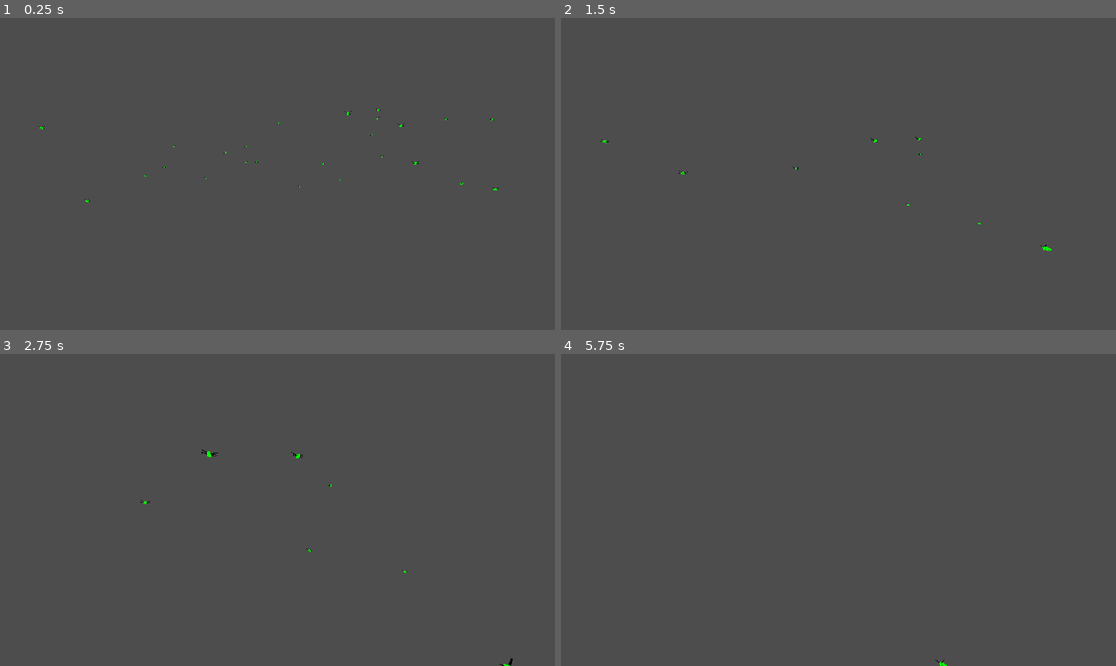
Above: before the commit, frames 1-4 (two rows, left to right).
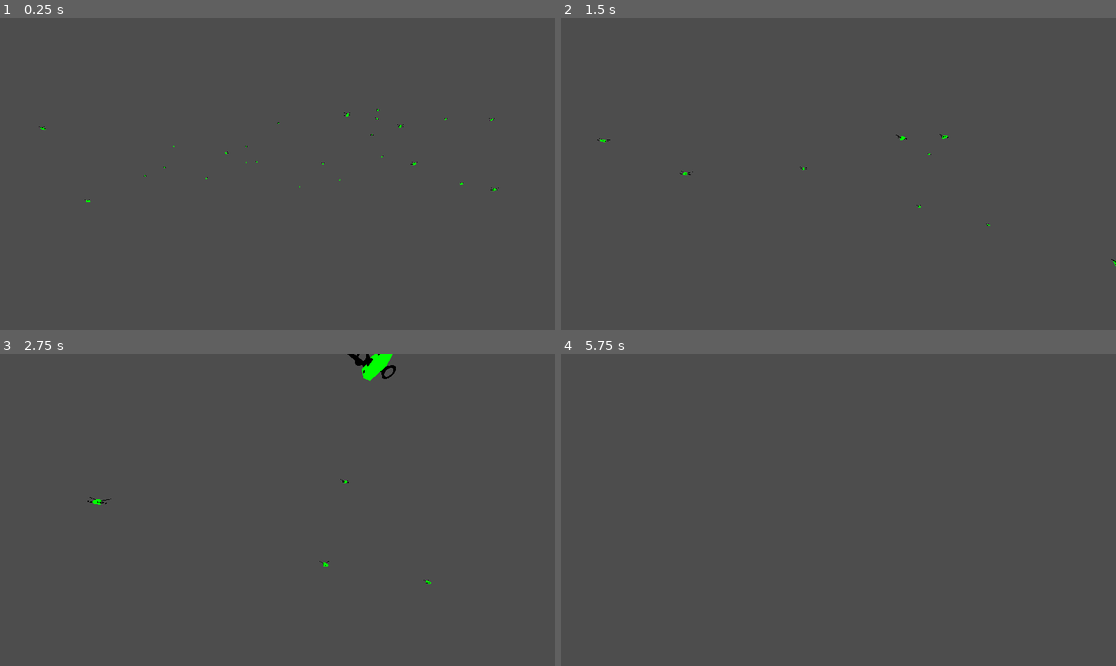
Above: after the commit, the same moments.

Repository: AnasFd/autonomous-drones
Game: Godot game, scene res://main.tscn
Same seed, same stepped clock (60 frames per second), same inputs: the game is played once before the commit and once after it.
Inputs (mouse positions are in pixels of both pictures, inside the frame that each line leads up to):
- Up to frame 1 (0.25 s): no input
- Up to frame 2 (1.5 s): move the mouse to (960, 158) at 0.52 s; press the mouse at (960, 158) at 0.53 s; hold D (move_right) 0.53-1.28 s; move the mouse to (810, 174) at 1.27 s; release the mouse at (810, 174) at 1.28 s; hold W (move_forward) from 1.28 s (still down); click (810, 174) at 1.35 s
- Up to frame 3 (2.75 s): move the mouse to (333, 441) at 2.02 s; release W (move_forward) at 2.03 s; press the mouse at (333, 441) at 2.03 s; hold D (move_right) from 2.03 s (still down)
- Up to frame 4 (5.75 s): move the mouse to (832, 516) at 2.77 s; release D (move_right) at 2.78 s; release the mouse at (832, 516) at 2.78 s; hold W (move_forward) 2.78-3.53 s; click (832, 516) at 2.85 s; tap Enter at 3.5, 5 s; move the mouse to (1005, 556) at 3.52 s; press the mouse at (1005, 556) at 3.53 s; hold A (move_left) 3.53-4.28 s; tap Space at 4.25 s; move the mouse to (794, 506) at 4.27 s; release the mouse at (794, 506) at 4.28 s; hold W (move_forward) 4.28-5.03 s; click (794, 506) at 4.35 s; move the mouse to (866, 510) at 5.02 s; press the mouse at (866, 510) at 5.03 s; hold S (move_backwards) from 5.03 s (still down)

The runs differ from the first frame. In frame 1, less than 0.1% of the frame differs, in the area x 7-90%, y 28-60%; in frame 2, 0.1%; in frame 3, 0.5%, in the area x 15-93%, y 0-100%; in frame 4, less than 0.1%.

Commit message:
Collision done

Diff:
--- a/scenes/drone.tscn
+++ b/scenes/drone.tscn
@@ -1,19 +1,25 @@
-[gd_scene load_steps=4 format=3 uid="uid://c33ac6ijvuuvm"]
+[gd_scene load_steps=5 format=3 uid="uid://c33ac6ijvuuvm"]
 
 [ext_resource type="Script" path="res://scripts/drone.gd" id="1_6hl57"]
 [ext_resource type="PackedScene" uid="uid://d1drnypk1wr8e" path="res://scenes/model_drone_1.tscn" id="1_se17h"]
+
+[sub_resource type="PhysicsMaterial" id="PhysicsMaterial_pb5dy"]
+friction = 0.0
 
 [sub_resource type="BoxShape3D" id="BoxShape3D_a3q2j"]
 size = Vector3(2.4711, 1.15045, 1)
 
 [node name="Drone" type="RigidBody3D"]
+physics_material_override = SubResource("PhysicsMaterial_pb5dy")
 can_sleep = false
 script = ExtResource("1_6hl57")
 
 [node name="MODEL_DRONE1" parent="." instance=ExtResource("1_se17h")]
+metadata/_edit_lock_ = true
 
 [node name="CollisionShape3D" type="CollisionShape3D" parent="."]
 transform = Transform3D(1, 0, 0, 0, 1, 0, 0, 0, 1, -0.00160408, 0.279144, 0)
 shape = SubResource("BoxShape3D_a3q2j")
+metadata/_edit_lock_ = true
 
 [connection signal="body_entered" from="." to="." method="_on_body_entered"]
--- a/scenes/model_drone_1.tscn
+++ b/scenes/model_drone_1.tscn
@@ -777,170 +777,165 @@
 blend_shape_mode = 0
 shadow_mesh = SubResource("ArrayMesh_b6stg")
 
-[node name="ModelDrone" type="Node3D"]
-transform = Transform3D(1, -3.48787e-16, 3.48787e-16, 3.48787e-16, 1, -3.48787e-16, -3.48787e-16, 3.48787e-16, 1, 0, 0, 0)
-
-[node name="Node2" type="Node3D" parent="."]
+[node name="root" type="Node3D"]
 transform = Transform3D(-1, 3.48787e-16, -8.74228e-08, 3.48787e-16, 1, -3.48787e-16, 8.74228e-08, -3.48787e-16, -1, 0, 0, 0)
 
-[node name="root" type="Node3D" parent="Node2"]
-
-[node name="body" type="MeshInstance3D" parent="Node2/root"]
+[node name="body" type="MeshInstance3D" parent="."]
 transform = Transform3D(1, -2.64698e-23, 0, 2.24476e-23, 1, 2.64698e-23, 0, -2.64698e-23, 1, 2.08165e-12, 0, 2.08165e-12)
 mesh = SubResource("ArrayMesh_s1v2r")
 skeleton = NodePath("")
 
-[node name="body_glow" type="MeshInstance3D" parent="Node2/root"]
+[node name="body_glow" type="MeshInstance3D" parent="."]
 transform = Transform3D(1, -2.64698e-23, 0, 2.24476e-23, 1, 2.64698e-23, 0, -2.64698e-23, 1, 2.08165e-12, 0, 2.08165e-12)
 mesh = SubResource("ArrayMesh_r8ynh")
 skeleton = NodePath("")
 
-[node name="ring" type="Node3D" parent="Node2/root"]
+[node name="ring" type="Node3D" parent="."]
 transform = Transform3D(0, -0.953717, 0.300706, 1, 0, 1.49012e-08, 1.49012e-08, 0.300706, 0.953717, -0.25, -0.0625, 0.3125)
 
-[node name="cylinder" type="MeshInstance3D" parent="Node2/root/ring"]
+[node name="cylinder" type="MeshInstance3D" parent="ring"]
 mesh = SubResource("ArrayMesh_gfrwx")
 skeleton = NodePath("")
 
-[node name="cylinder_glow" type="MeshInstance3D" parent="Node2/root/ring"]
+[node name="cylinder_glow" type="MeshInstance3D" parent="ring"]
 mesh = SubResource("ArrayMesh_qptil")
 skeleton = NodePath("")
 
-[node name="ring2" type="Node3D" parent="Node2/root"]
+[node name="ring2" type="Node3D" parent="."]
 transform = Transform3D(0, 0.953717, -0.300706, -1, 0, 1.49012e-08, -1.49012e-08, 0.300706, 0.953717, 0.25, -0.0625, 0.3125)
 
-[node name="cylinder2" type="MeshInstance3D" parent="Node2/root/ring2"]
+[node name="cylinder2" type="MeshInstance3D" parent="ring2"]
 mesh = SubResource("ArrayMesh_rknon")
 skeleton = NodePath("")
 
-[node name="cylinder_glow2" type="MeshInstance3D" parent="Node2/root/ring2"]
+[node name="cylinder_glow2" type="MeshInstance3D" parent="ring2"]
 mesh = SubResource("ArrayMesh_g3rpe")
 skeleton = NodePath("")
 
-[node name="ring3" type="Node3D" parent="Node2/root"]
+[node name="ring3" type="Node3D" parent="."]
 transform = Transform3D(0.0754791, 0.883718, 0.461892, -0.996195, 0.0870728, -0.00380166, -0.0435779, -0.459848, 0.886928, 0.234375, 0.0625, -0.4375)
 
-[node name="cylinder3" type="MeshInstance3D" parent="Node2/root/ring3"]
+[node name="cylinder3" type="MeshInstance3D" parent="ring3"]
 mesh = SubResource("ArrayMesh_f8ar3")
 skeleton = NodePath("")
 
-[node name="cylinder_glow3" type="MeshInstance3D" parent="Node2/root/ring3"]
+[node name="cylinder_glow3" type="MeshInstance3D" parent="ring3"]
 mesh = SubResource("ArrayMesh_f4w8u")
 skeleton = NodePath("")
 
-[node name="ring4" type="Node3D" parent="Node2/root"]
+[node name="ring4" type="Node3D" parent="."]
 transform = Transform3D(0.0754791, -0.883718, -0.461892, 0.996195, 0.0870728, -0.00380166, 0.0435779, -0.459848, 0.886928, -0.234375, 0.0625, -0.4375)
 
-[node name="cylinder4" type="MeshInstance3D" parent="Node2/root/ring4"]
+[node name="cylinder4" type="MeshInstance3D" parent="ring4"]
 mesh = SubResource("ArrayMesh_yx2f5")
 skeleton = NodePath("")
 
-[node name="cylinder_glow4" type="MeshInstance3D" parent="Node2/root/ring4"]
+[node name="cylinder_glow4" type="MeshInstance3D" parent="ring4"]
 mesh = SubResource("ArrayMesh_kf2sk")
 skeleton = NodePath("")
 
-[node name="prop" type="Node3D" parent="Node2/root"]
+[node name="prop" type="Node3D" parent="."]
 transform = Transform3D(0, 0, 1, 0, 1, 0, -1, 0, 0, -0.3125, 0, -0.0625)
 
-[node name="pivot" type="Node3D" parent="Node2/root/prop"]
+[node name="pivot" type="Node3D" parent="prop"]
 transform = Transform3D(1, 0, 0, 0, 1, 8.41382e-31, 0, -7.3634e-31, 1, 0, 0, 0)
 
-[node name="joint_glow" type="MeshInstance3D" parent="Node2/root/prop/pivot"]
+[node name="joint_glow" type="MeshInstance3D" parent="prop/pivot"]
 transform = Transform3D(1, 0, 0, 0, 1, 8.41382e-31, 0, -7.3634e-31, 1, 0, 0, 0)
 mesh = SubResource("ArrayMesh_qs8sq")
 skeleton = NodePath("")
 
-[node name="joint" type="MeshInstance3D" parent="Node2/root/prop/pivot"]
+[node name="joint" type="MeshInstance3D" parent="prop/pivot"]
 transform = Transform3D(1, 0, 0, 0, 1, 8.41382e-31, 0, -7.3634e-31, 1, 0, 0, 0)
 mesh = SubResource("ArrayMesh_muiee")
 skeleton = NodePath("")
 
-[node name="thruster" type="Node3D" parent="Node2/root/prop/pivot"]
+[node name="thruster" type="Node3D" parent="prop/pivot"]
 transform = Transform3D(1, 8.74228e-08, 8.74228e-08, -8.74228e-08, -4.37114e-08, 1, 8.74228e-08, -1, -4.37114e-08, 0, 0, -0.46875)
 
-[node name="tube" type="MeshInstance3D" parent="Node2/root/prop/pivot/thruster"]
+[node name="tube" type="MeshInstance3D" parent="prop/pivot/thruster"]
 transform = Transform3D(1, -8.74228e-08, 8.74228e-08, 8.74228e-08, -4.37114e-08, -1, 8.74228e-08, 1, -4.37114e-08, 0, 0, 0)
 mesh = SubResource("ArrayMesh_8bqjl")
 skeleton = NodePath("")
 
-[node name="tube_glow" type="MeshInstance3D" parent="Node2/root/prop/pivot/thruster"]
+[node name="tube_glow" type="MeshInstance3D" parent="prop/pivot/thruster"]
 transform = Transform3D(1, -8.74228e-08, 8.74228e-08, 8.74228e-08, -4.37114e-08, -1, 8.74228e-08, 1, -4.37114e-08, 0, 0, 0)
 mesh = SubResource("ArrayMesh_eu28p")
 skeleton = NodePath("")
 
-[node name="bend" type="Node" parent="Node2/root/prop"]
-
-[node name="wing" type="Node3D" parent="Node2/root"]
+[node name="bend" type="Node" parent="prop"]
+
+[node name="wing" type="Node3D" parent="."]
 transform = Transform3D(5.96046e-08, -0.382683, -0.92388, 1.49012e-08, 0.92388, -0.382683, 1, 1.49012e-08, 5.96046e-08, 0.1875, 0.375, -0.25)
 
-[node name="joint2" type="Node3D" parent="Node2/root/wing"]
-
-[node name="wing_glow" type="MeshInstance3D" parent="Node2/root/wing/joint2"]
+[node name="joint2" type="Node3D" parent="wing"]
+
+[node name="wing_glow" type="MeshInstance3D" parent="wing/joint2"]
 transform = Transform3D(1, 0, 0, 0, 1, 0, 0, 0, 1, -0.09375, 0, -1.97563e-09)
 mesh = SubResource("ArrayMesh_ewya1")
 skeleton = NodePath("")
 
-[node name="wing_mesh" type="MeshInstance3D" parent="Node2/root/wing/joint2"]
+[node name="wing_mesh" type="MeshInstance3D" parent="wing/joint2"]
 transform = Transform3D(1, 0, 0, 0, 1, 0, 0, 0, 1, -0.09375, 0, -1.97563e-09)
 mesh = SubResource("ArrayMesh_8k6db")
 skeleton = NodePath("")
 
-[node name="joint_mesh" type="MeshInstance3D" parent="Node2/root/wing"]
+[node name="joint_mesh" type="MeshInstance3D" parent="wing"]
 transform = Transform3D(1, 0, 0, 0, 1, 0, 0, 0, 1, -0.09375, -0.03125, -1.97563e-09)
 mesh = SubResource("ArrayMesh_c8mmp")
 skeleton = NodePath("")
 
-[node name="bend" type="Node" parent="Node2/root/wing"]
-
-[node name="prop2" type="Node3D" parent="Node2/root"]
+[node name="bend" type="Node" parent="wing"]
+
+[node name="prop2" type="Node3D" parent="."]
 transform = Transform3D(0, 0, -1, 0, 1, 0, 1, 0, 0, 0.3125, 0, -0.0625)
 
-[node name="pivot" type="Node3D" parent="Node2/root/prop2"]
+[node name="pivot" type="Node3D" parent="prop2"]
 transform = Transform3D(1, 0, 0, 0, 1, -8.41382e-31, 0, 7.3634e-31, 1, 0, 0, 0)
 
-[node name="joint_glow2" type="MeshInstance3D" parent="Node2/root/prop2/pivot"]
+[node name="joint_glow2" type="MeshInstance3D" parent="prop2/pivot"]
 transform = Transform3D(1, 0, 0, 0, 1, -8.41382e-31, 0, 7.3634e-31, 1, 0, 0, 0)
 mesh = SubResource("ArrayMesh_gqdj5")
 skeleton = NodePath("")
 
-[node name="joint3" type="MeshInstance3D" parent="Node2/root/prop2/pivot"]
+[node name="joint3" type="MeshInstance3D" parent="prop2/pivot"]
 transform = Transform3D(1, 0, 0, 0, 1, -8.41382e-31, 0, 7.3634e-31, 1, 0, 0, 0)
 mesh = SubResource("ArrayMesh_gsep4")
 skeleton = NodePath("")
 
-[node name="thruster2" type="Node3D" parent="Node2/root/prop2/pivot"]
+[node name="thruster2" type="Node3D" parent="prop2/pivot"]
 transform = Transform3D(1, 8.74228e-08, 8.74228e-08, -8.74228e-08, -4.37114e-08, 1, 8.74228e-08, -1, -4.37114e-08, -2.23517e-08, 0, -0.46875)
 
-[node name="tube2" type="MeshInstance3D" parent="Node2/root/prop2/pivot/thruster2"]
+[node name="tube2" type="MeshInstance3D" parent="prop2/pivot/thruster2"]
 transform = Transform3D(1, -8.74228e-08, 8.74228e-08, 8.74228e-08, -4.37114e-08, -1, 8.74228e-08, 1, -4.37114e-08, 0, 0, 0)
 mesh = SubResource("ArrayMesh_1fk6o")
 skeleton = NodePath("")
 
-[node name="tube_glow2" type="MeshInstance3D" parent="Node2/root/prop2/pivot/thruster2"]
+[node name="tube_glow2" type="MeshInstance3D" parent="prop2/pivot/thruster2"]
 transform = Transform3D(1, -8.74228e-08, 8.74228e-08, 8.74228e-08, -4.37114e-08, -1, 8.74228e-08, 1, -4.37114e-08, 0, 0, 0)
 mesh = SubResource("ArrayMesh_qe48m")
 skeleton = NodePath("")
 
-[node name="bend" type="Node" parent="Node2/root/prop2"]
-
-[node name="wing2" type="Node3D" parent="Node2/root"]
+[node name="bend" type="Node" parent="prop2"]
+
+[node name="wing2" type="Node3D" parent="."]
 transform = Transform3D(5.96046e-08, 0.382683, 0.92388, -1.49012e-08, 0.92388, -0.382683, -1, 1.49012e-08, 5.96046e-08, -0.1875, 0.375, -0.25)
 
-[node name="joint22" type="Node3D" parent="Node2/root/wing2"]
-
-[node name="wing_glow2" type="MeshInstance3D" parent="Node2/root/wing2/joint22"]
+[node name="joint22" type="Node3D" parent="wing2"]
+
+[node name="wing_glow2" type="MeshInstance3D" parent="wing2/joint22"]
 transform = Transform3D(1, 0, 0, 0, 1, 0, 0, 0, 1, 0.09375, 0, -1.97563e-09)
 mesh = SubResource("ArrayMesh_oy48i")
 skeleton = NodePath("")
 
-[node name="wing_mesh2" type="MeshInstance3D" parent="Node2/root/wing2/joint22"]
+[node name="wing_mesh2" type="MeshInstance3D" parent="wing2/joint22"]
 transform = Transform3D(1, 0, 0, 0, 1, 0, 0, 0, 1, 0.09375, 0, -1.97563e-09)
 mesh = SubResource("ArrayMesh_trn8d")
 skeleton = NodePath("")
 
-[node name="joint_mesh2" type="MeshInstance3D" parent="Node2/root/wing2"]
+[node name="joint_mesh2" type="MeshInstance3D" parent="wing2"]
 transform = Transform3D(1, 0, 0, 0, 1, 0, 0, 0, 1, 0.09375, -0.03125, -1.97563e-09)
 mesh = SubResource("ArrayMesh_q838v")
 skeleton = NodePath("")
 
-[node name="bend" type="Node" parent="Node2/root/wing2"]
+[node name="bend" type="Node" parent="wing2"]
--- a/scripts/drone.gd
+++ b/scripts/drone.gd
@@ -1,7 +1,7 @@
 extends RigidBody3D
 
 @export var base_min_distance: float = 10.0
-@export var speed: float = 1.0
+@export var speed: float = 5.0
 #@export var attraction_strength: float = 1.0 * speed
 #@export var repulsion_strength: float = 2.0
 
@@ -11,11 +11,18 @@
 var sphere_center: Vector3
 var sphere_radius: float
 
-# Function to initialize shared parameters from Main.gd
+# Function to initialize shared parameters from main.gd
 func initialize(center: Vector3, radius: float, drones: Array) -> void:
+	# Each drone should know these values
 	sphere_center = center
 	sphere_radius = radius
 	all_drones = drones
+
+	# Collision properties
+	self.contact_monitor = true
+	self.max_contacts_reported = all_drones.size()
+
+	# Physics properties
 	self.gravity_scale = 0
 	self.mass = 0.1
 	self.linear_damp = 4
@@ -37,7 +44,7 @@
 func move_to_center():
 	var movement = calculate_attraction_force()
 	var avoidance = calculate_avoidance_force()
-	apply_central_force(movement + avoidance)
+	apply_central_force((movement + avoidance) * speed)
 
 	if avoidance != Vector3.ZERO:
 		update_state(State.AVOID_OBSTACLES)
@@ -87,5 +94,8 @@
 	return avoidance_force
 
 
-func _on_body_entered(_body: Node) -> void:
-	pass # Replace with function body.
+func _on_body_entered(body: Node) -> void:
+	print("collision happened")
+	all_drones.erase(body)
+	queue_free()
+	# pass # Replace with function body.
